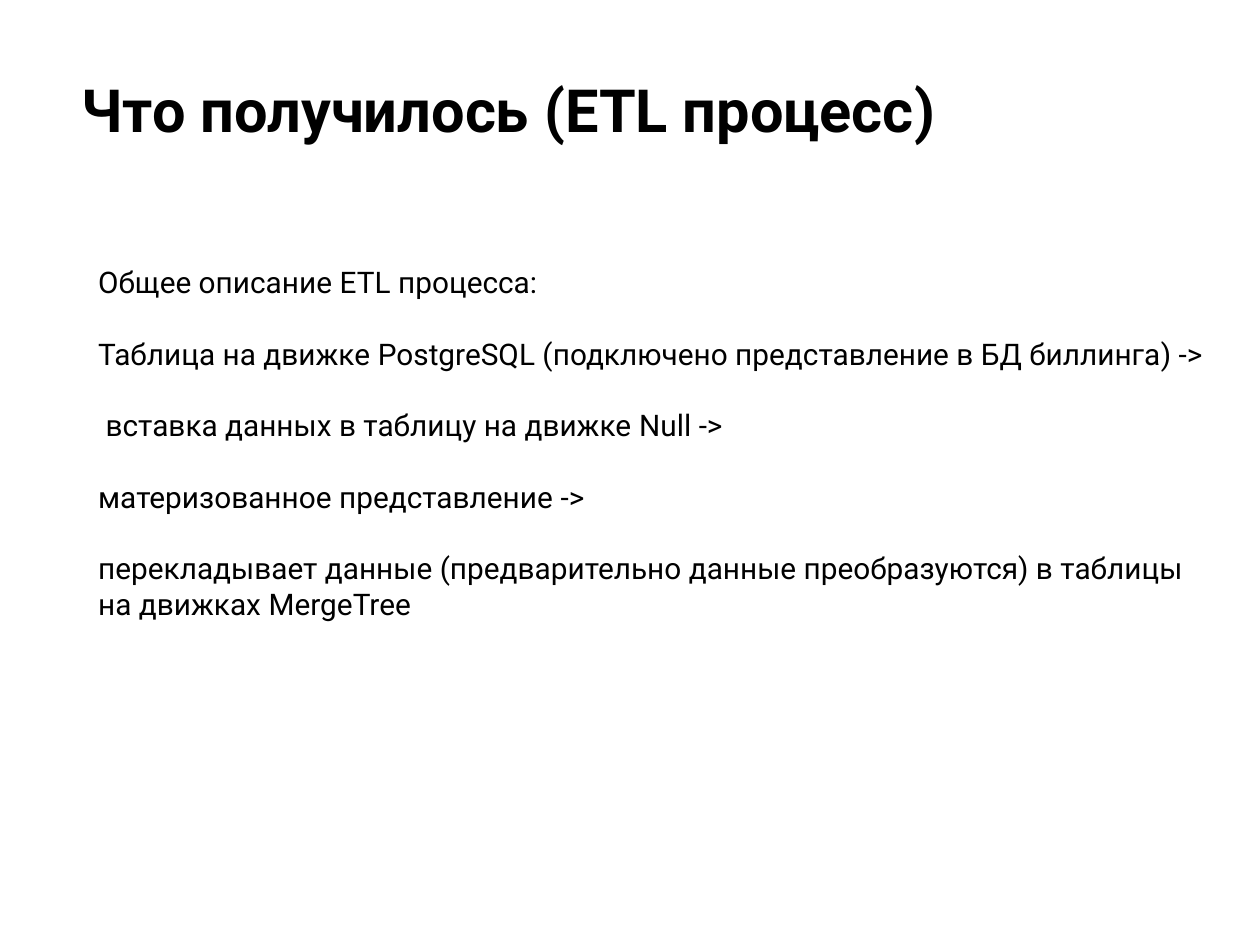
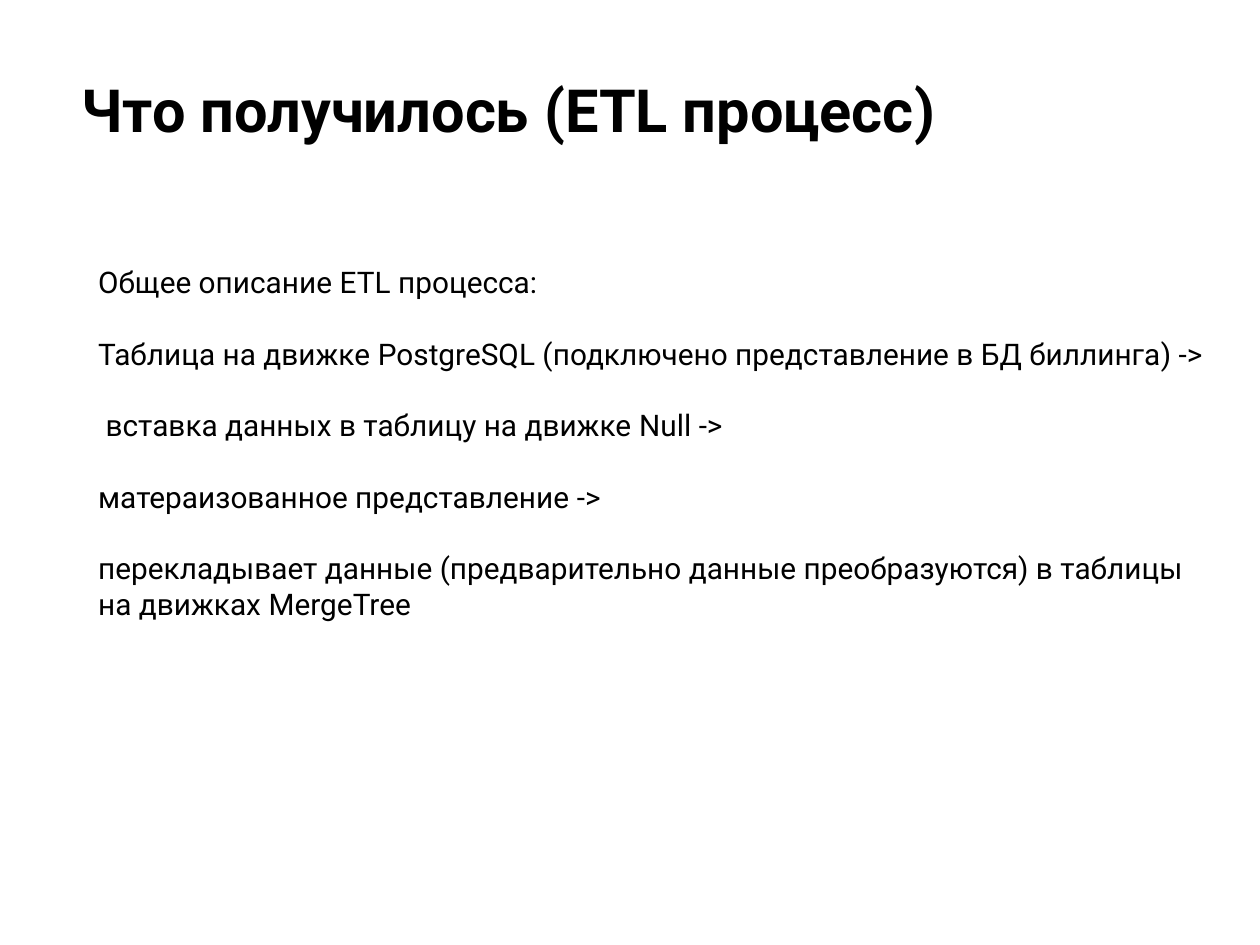
Before and after one commit to anton20044/ClickHouse_Final_Project, a slide deck: slide 10 of Презентация.pptx. Drawn at 1260x945 pixels with LibreOffice and Linux fonts; fonts in the diff are those of the drawing; background and template pictures are left out. Boxes give left, top, right and bottom in pixels: in the first picture for what was removed or moved away, otherwise in the second. Text is boxed around its words. In the diff, an @@ line names an element or a change of style, - is before the commit and + after.

```diff
--- a/Презентация.pptx
+++ b/Презентация.pptx
@@ text at bbox=[98, 492, 569, 514]: text changed @@
-материзованное представление ->
+матераизованное представление ->
```
Also in this commit, not shown: 2 other slides changed.
